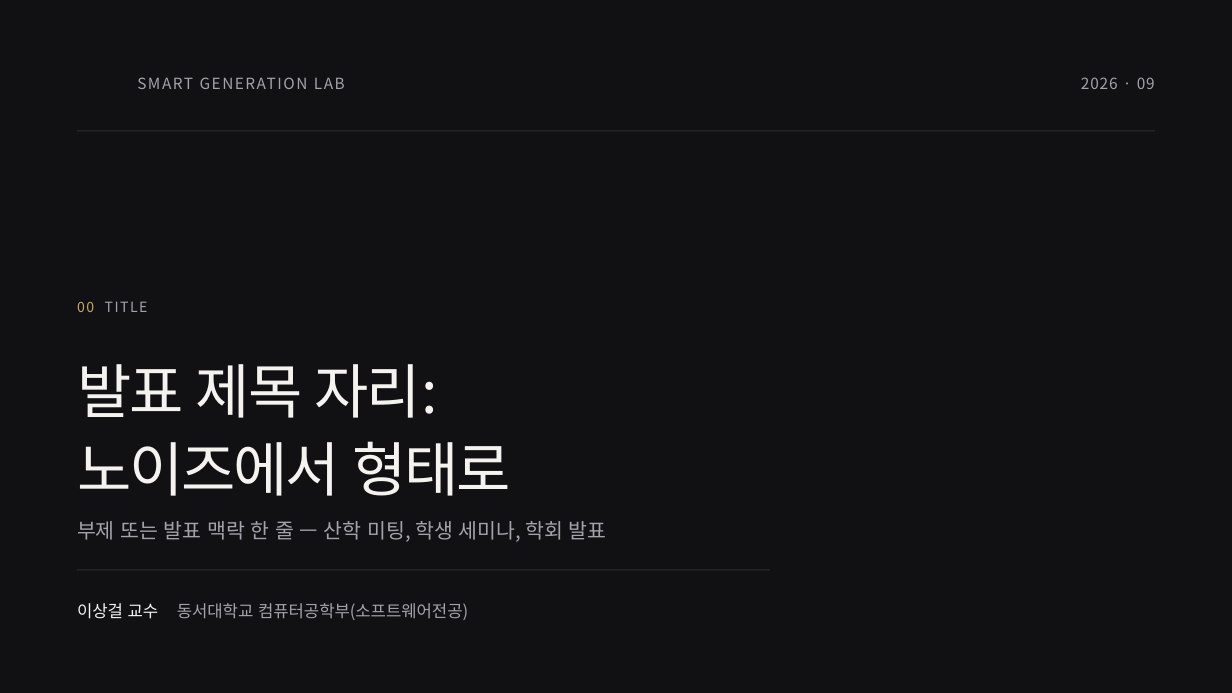
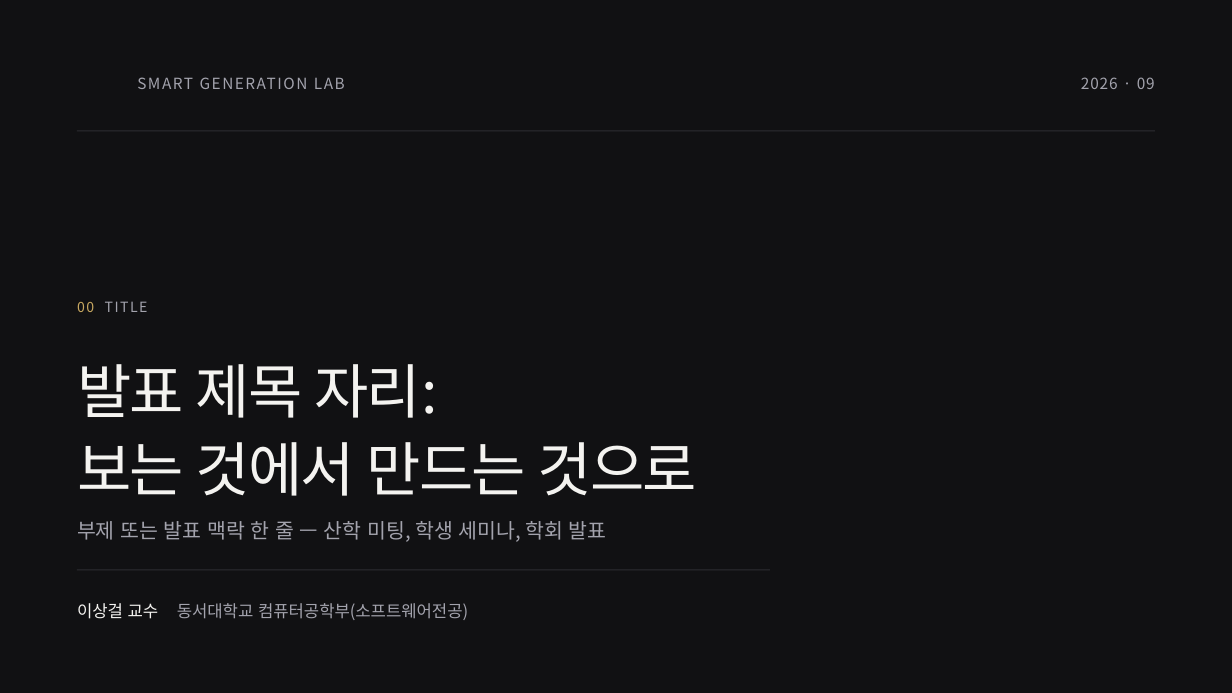
Before and after one commit to SmartGenerationLab/smartgenerationlab.github.io, a slide deck: slide 1 of downloads/sgl-template-dark.pptx. Drawn at 1232x693 pixels with LibreOffice and Linux fonts; fonts in the diff are those of the drawing; background and template pictures are left out. Boxes give left, top, right and bottom in pixels: in the first picture for what was removed or moved away, otherwise in the second. Text is boxed around its words. In the diff, an @@ line names an element or a change of style, - is before the commit and + after.

```diff
--- a/downloads/sgl-template-dark.pptx
+++ b/downloads/sgl-template-dark.pptx
@@ title at [77, 442, 697, 496]: text changed @@
-노이즈에서 형태로
+보는 것에서 만드는 것으로
```
Also in this commit, not shown: 6 other files.
